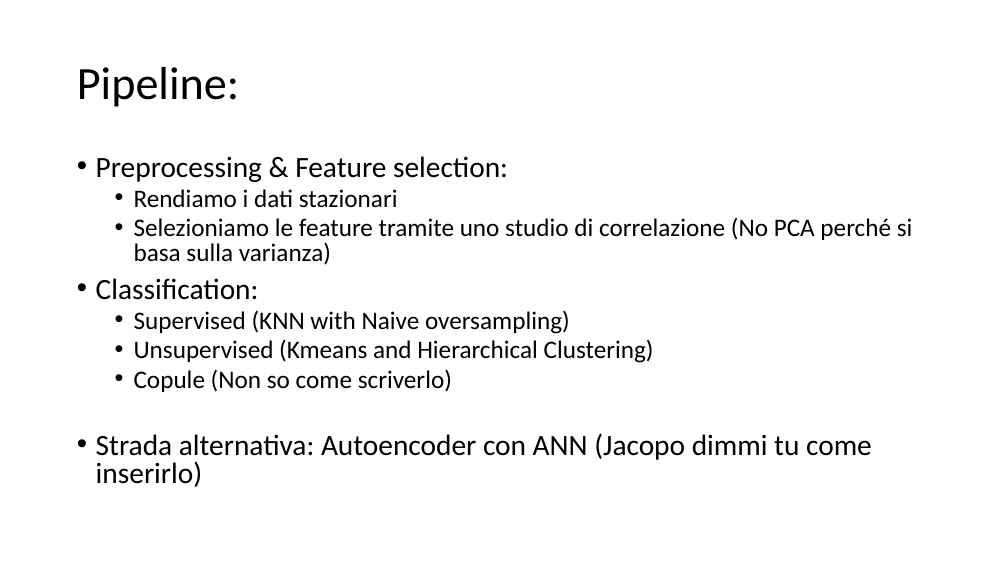
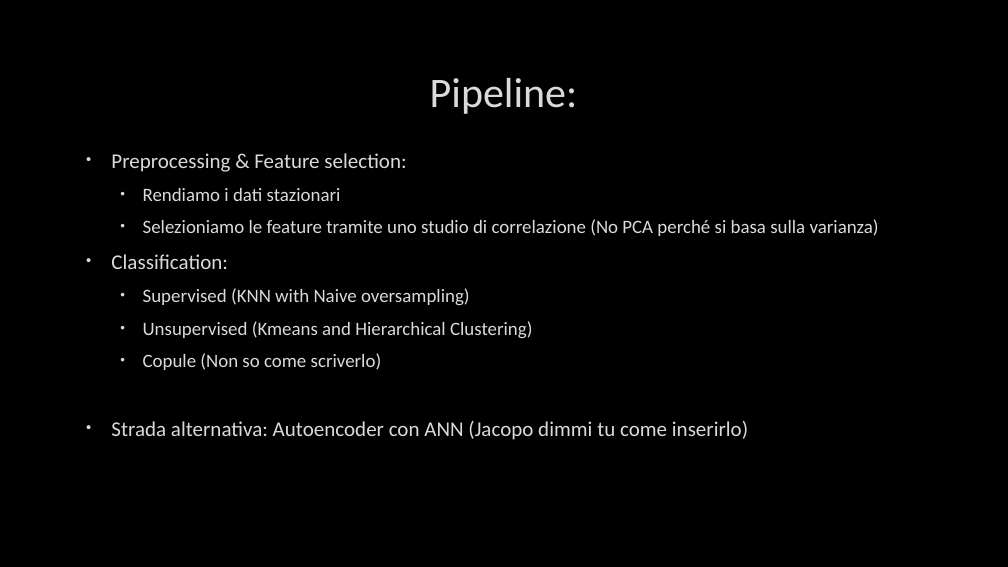
Before and after one commit to jstringara/Fintech, a slide deck: slide 4 of BC3/G/Bozza.pptx. Drawn at 1008x567 pixels with LibreOffice and Linux fonts; fonts in the diff are those of the drawing; background and template pictures are left out. Boxes give left, top, right and bottom in pixels: in the first picture for what was removed or moved away, otherwise in the second. Text is boxed around its words. In the diff, an @@ line names an element or a change of style, - is before the commit and + after.

Commit message:
Slide da controllare perché non ho capito molto di quello che stiamo facendo :)

```diff
--- a/BC3/G/Bozza.pptx
+++ b/BC3/G/Bozza.pptx
@@ background #FFFFFF to picture (left out) @@
@@ title "Pipeline:": place and size @@
-title "Pipeline:" at (77,67,239,107)
+title "Pipeline:" at (430,78,578,114)
@@ title "Pipeline:" at (430,78,578,114): size 44 to 40 pt, text colour #000000 to #DADADA, letter outline none to #404040 0.75 pt; alignment left to centre; line spacing 0.9 to 1 @@
@@ text "Preprocessing & Feature selection:": place and size @@
-text "Preprocessing & Feature selection:" at (96,156,913,487)
+text "Preprocessing & Feature selection:" at (111,153,879,440)
@@ text "Preprocessing & Feature selection:" at (111,153,879,440): size 28 to 20 pt in "Preprocessing & Feature selection:", "Classification:", "Strada alternativa: Autoencoder con ANN (Jacopo dimmi ..."; text colour #000000 to #DADADA, letter outline none to #404040 0.75 pt; size 24 to 18 pt in "Rendiamo i dati stazionari", "Selezioniamo le feature tramite uno studio di ...", "Supervised (KNN with Naive oversampling)", "Unsupervised (Kmeans and Hierarchical Clustering)" and 1 more places; indent changed; line spacing 0.8 to 1; more space between paragraphs @@
```
Also in this commit, not shown: 9 other slides changed, 4 slides added, 3 slides removed, 3 other files.
